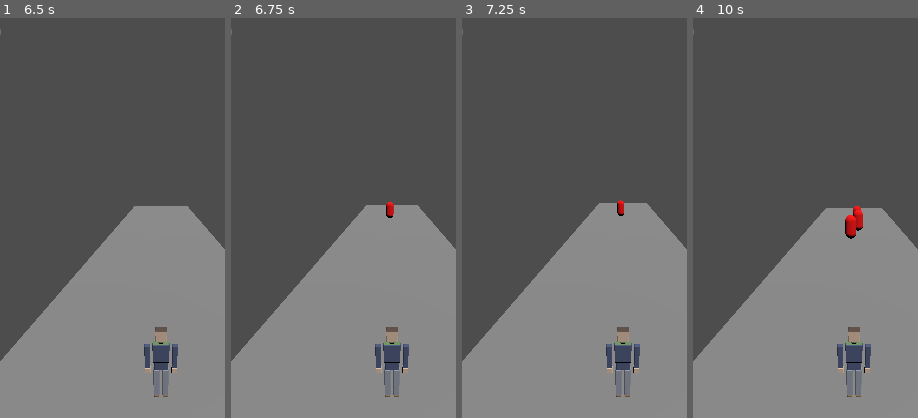
Above: before the commit, frames 1-4 (left to right).
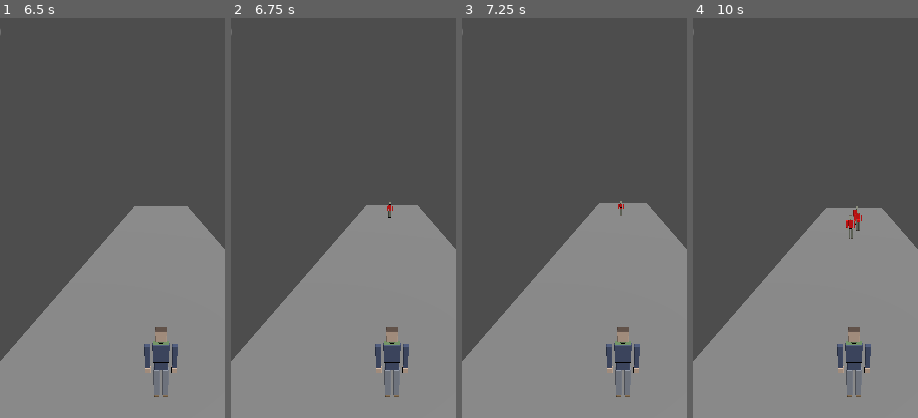
Above: after the commit, the same moments.

Repository: yuremarketing/We-re_going_to_blowup_everything
Game: Godot game, scene res://scenes/main_menu.tscn
Two runs of this game, one before a commit and one after it. Both use one fixed random seed, a clock stepped at 60 frames per second and the inputs below.
Inputs (mouse positions are % of the whole screen's width and height, from its top left):
- Up to frame 1 (6.5 s): click "Jogar" at 0.5 s; tap Enter (ui_accept) at 1.25, 1.52, 2.27, 3.77, 6.02 s; move the mouse to (72, 45) at 1.27 s; hold Up (ui_up) 1.28-2.03 s; click (72, 45) at 1.42 s; move the mouse to (30, 55) at 2.02 s; hold Down (ui_down) 2.03-2.78 s; move the mouse to (60, 28) at 2.77 s; hold Up (ui_up) 2.78-4.25 s; move the mouse to (45, 70) at 3.52 s; click (45, 70) at 3.67 s; click "⏸️" at 4.25 s; click "Reiniciar" at 5 s; move the mouse to (80, 65) at 5.77 s; hold Down (ui_down) from 5.78 s (still down)
- Up to frame 2 (6.75 s): keep holding Down (ui_down); tap Enter (ui_accept) at 6.5 s; move the mouse to (20, 35) at 6.52 s
- Up to frame 3 (7.25 s): keep holding Down (ui_down); tap Enter (ui_accept) at 6.77 s
- Up to frame 4 (10 s): tap Enter (ui_accept) at 7.25, 8, 8.27, 8.75, 9.02, 9.77 s; move the mouse to (55, 50) at 7.27 s; click (55, 50) at 7.42 s; move the mouse to (35, 25) at 8.02 s; release Down (ui_down) at 8.03 s; hold Up (ui_up) from 8.03 s (still down); move the mouse to (72, 45) at 8.77 s; move the mouse to (30, 55) at 9.52 s; click (30, 55) at 9.67 s
The pictures show only the part of the screen within x 14-64%, y 9-59%; the shares and areas given below are measured in that part.

Frame 1 is identical in both runs. In frame 2, 0.1% of the frame differs, in the area x 68-73%, y 46-50%; in frame 3, less than 0.1%; in frame 4, 0.4%, in the area x 67-76%, y 47-56%.

Commit message:
feat(art): modelos low poly dos 3 inimigos comuns + chefão (issue #2)
Completa o elenco iniciado com o Sobrevivente: Comum (verde-oliva),
Rápido (laranja, mais magro), Tanque (farda azul-marinho, mais largo)
e Chefão (pele roxa/rosada, musculoso, cabeça maior) — todos
reaproveitando o esqueleto base do Sobrevivente via duplicação no
Blender, variando silhueta e paleta por tipo.

- assets/models/characters/{enemy_common,enemy_fast,enemy_tank,boss}.glb
- scenes/enemy*.tscn: adiciona model_path apontando pro glb de cada tipo
- scripts/enemy.gd, scripts/boss.gd: carrega o glb em _ready() (mesmo
  padrão do player.gd); generaliza _setup_material()/play_hit_flash()
  pra cobrir todas as surfaces do mesh multi-material (antes assumia
  1 única surface, como na CapsuleMesh placeholder — com os novos
  meshes de 6 materiais só a 1ª parte do corpo piscava no hit)

Diff:
--- a/scenes/enemy.tscn
+++ b/scenes/enemy.tscn
@@ -12,6 +12,7 @@
 [node name="Enemy" type="CharacterBody3D"]
 transform = Transform3D(1, 0, 0, 0, 1, 0, 0, 0, 1, 0, 1, 0)
 script = ExtResource("1_script")
+model_path = "res://assets/models/characters/enemy_common.glb"
 
 [node name="MeshInstance3D" type="MeshInstance3D" parent="."]
 mesh = SubResource("CapsuleMesh_enemy")
--- a/scenes/enemy_fast.tscn
+++ b/scenes/enemy_fast.tscn
@@ -14,6 +14,7 @@
 script = ExtResource("1_script")
 speed = 6.0
 hp = 1
+model_path = "res://assets/models/characters/enemy_fast.glb"
 
 [node name="MeshInstance3D" type="MeshInstance3D" parent="."]
 mesh = SubResource("CapsuleMesh_enemy_fast")
--- a/scenes/enemy_tank.tscn
+++ b/scenes/enemy_tank.tscn
@@ -15,6 +15,7 @@
 speed = 1.5
 hp = 3
 heal_drop_chance = 1.0
+model_path = "res://assets/models/characters/enemy_tank.glb"
 
 [node name="MeshInstance3D" type="MeshInstance3D" parent="."]
 mesh = SubResource("CapsuleMesh_enemy_tank")
--- a/scripts/boss.gd
+++ b/scripts/boss.gd
@@ -5,31 +5,51 @@
 @export var contact_damage: int = 2
 
 var _base_albedo: Color = Color(0.5, 0, 0.5, 1)
+var _base_albedos: Array[Color] = []
 var _flash_tween: Tween
 static var _cached_mesh: BoxMesh = null
 
 func _ready() -> void:
 	add_to_group("enemies")
 	add_to_group("boss")
+	_load_character_model("res://assets/models/characters/boss.glb")
 	_setup_material()
+
+func _load_character_model(glb_path: String) -> void:
+	var mesh_node: MeshInstance3D = get_node_or_null("MeshInstance3D")
+	if not mesh_node or not ResourceLoader.exists(glb_path):
+		return
+	var packed: PackedScene = load(glb_path)
+	var instance := packed.instantiate()
+	var source_mesh := _find_mesh_instance(instance)
+	if source_mesh:
+		mesh_node.mesh = source_mesh.mesh
+	instance.queue_free()
+
+func _find_mesh_instance(node: Node) -> MeshInstance3D:
+	if node is MeshInstance3D:
+		return node
+	for child in node.get_children():
+		var found := _find_mesh_instance(child)
+		if found:
+			return found
+	return null
 
 func _setup_material() -> void:
 	var mesh_inst = get_node_or_null("MeshInstance3D")
-	if not mesh_inst:
+	if not mesh_inst or not mesh_inst.mesh:
 		return
-	var mat = mesh_inst.get_surface_override_material(0)
-	if mat is StandardMaterial3D:
-		var dup = mat.duplicate() as StandardMaterial3D
-		mesh_inst.set_surface_override_material(0, dup)
-		_base_albedo = dup.albedo_color
-	elif mesh_inst.material_override is StandardMaterial3D:
-		var dup = mesh_inst.material_override.duplicate() as StandardMaterial3D
-		mesh_inst.material_override = dup
-		_base_albedo = dup.albedo_color
-	elif mesh_inst.mesh and mesh_inst.mesh.material is StandardMaterial3D:
-		var dup = mesh_inst.mesh.material.duplicate() as StandardMaterial3D
-		mesh_inst.set_surface_override_material(0, dup)
-		_base_albedo = dup.albedo_color
+	_base_albedos.clear()
+	for i in mesh_inst.mesh.get_surface_count():
+		var mat = mesh_inst.get_surface_override_material(i)
+		if not mat is StandardMaterial3D:
+			mat = mesh_inst.mesh.surface_get_material(i) as StandardMaterial3D
+		if mat:
+			var dup = mat.duplicate() as StandardMaterial3D
+			mesh_inst.set_surface_override_material(i, dup)
+			_base_albedos.append(dup.albedo_color)
+	if not _base_albedos.is_empty():
+		_base_albedo = _base_albedos[0]
 
 var _attack_cooldown_timer: float = 0.0
 const ATTACK_INTERVAL: float = 1.0
@@ -70,26 +90,27 @@
 	if not is_inside_tree():
 		return
 	var mesh_inst = get_node_or_null("MeshInstance3D")
-	if not mesh_inst:
-		return
-	var mat = mesh_inst.get_surface_override_material(0) as StandardMaterial3D
-	if not mat:
-		mat = mesh_inst.material_override as StandardMaterial3D
-	if not mat:
+	if not mesh_inst or not mesh_inst.mesh:
 		return
 	if _flash_tween and _flash_tween.is_valid():
 		_flash_tween.kill()
-	mat.emission_enabled = true
-	mat.emission = Color.WHITE
-	mat.albedo_color = Color(1.5, 1.5, 1.5, 1.0)
 	_flash_tween = create_tween()
-	_flash_tween.tween_interval(0.08)
-	_flash_tween.tween_property(mat, "albedo_color", _base_albedo, 0.05)
-	_flash_tween.parallel().tween_property(mat, "emission", Color.BLACK, 0.05)
+	for i in mesh_inst.mesh.get_surface_count():
+		var mat = mesh_inst.get_surface_override_material(i) as StandardMaterial3D
+		if not mat:
+			continue
+		var base: Color = _base_albedos[i] if i < _base_albedos.size() else mat.albedo_color
+		mat.emission_enabled = true
+		mat.emission = Color.WHITE
+		mat.albedo_color = Color(1.5, 1.5, 1.5, 1.0)
+		_flash_tween.parallel().tween_property(mat, "albedo_color", base, 0.05).set_delay(0.08)
+		_flash_tween.parallel().tween_property(mat, "emission", Color.BLACK, 0.05).set_delay(0.08)
 	_flash_tween.tween_callback(func():
-		if mat:
-			mat.emission_enabled = false
-			mat.albedo_color = _base_albedo
+		for i in mesh_inst.mesh.get_surface_count():
+			var mat = mesh_inst.get_surface_override_material(i) as StandardMaterial3D
+			if mat:
+				mat.emission_enabled = false
+				mat.albedo_color = _base_albedos[i] if i < _base_albedos.size() else mat.albedo_color
 	)
 
 func _get_audio():
--- a/scripts/enemy.gd
+++ b/scripts/enemy.gd
@@ -3,34 +3,59 @@
 @export var speed: float = 3.0
 @export var hp: int = 1
 @export var heal_drop_chance: float = 0.15
+@export var model_path: String = ""
 
 const HEAL_PICKUP_SCENE_PATH = "res://scenes/heal_pickup.tscn"
 
 var _base_albedo: Color = Color.RED
+var _base_albedos: Array[Color] = []
 var _flash_tween: Tween
 static var _cached_mesh_dict: Dictionary = {}
 
 func _ready() -> void:
 	add_to_group("enemies")
+	if model_path != "":
+		_load_character_model(model_path)
 	_setup_material()
+
+func _load_character_model(glb_path: String) -> void:
+	var mesh_node: MeshInstance3D = get_node_or_null("MeshInstance3D")
+	if not mesh_node or not ResourceLoader.exists(glb_path):
+		return
+	var packed: PackedScene = load(glb_path)
+	var instance := packed.instantiate()
+	var source_mesh := _find_mesh_instance(instance)
+	if source_mesh:
+		mesh_node.mesh = source_mesh.mesh
+	instance.queue_free()
+
+func _find_mesh_instance(node: Node) -> MeshInstance3D:
+	if node is MeshInstance3D:
+		return node
+	for child in node.get_children():
+		var found := _find_mesh_instance(child)
+		if found:
+			return found
+	return null
 
 func _setup_material() -> void:
 	var mesh_inst = get_node_or_null("MeshInstance3D")
-	if not mesh_inst:
+	if not mesh_inst or not mesh_inst.mesh:
 		return
-	var mat = mesh_inst.get_surface_override_material(0)
-	if mat is StandardMaterial3D:
-		var dup = mat.duplicate() as StandardMaterial3D
-		mesh_inst.set_surface_override_material(0, dup)
-		_base_albedo = dup.albedo_color
-	elif mesh_inst.material_override is StandardMaterial3D:
-		var dup = mesh_inst.material_override.duplicate() as StandardMaterial3D
-		mesh_inst.material_override = dup
-		_base_albedo = dup.albedo_color
-	elif mesh_inst.mesh and mesh_inst.mesh.material is StandardMaterial3D:
-		var dup = mesh_inst.mesh.material.duplicate() as StandardMaterial3D
-		mesh_inst.set_surface_override_material(0, dup)
-		_base_albedo = dup.albedo_color
+	_base_albedos.clear()
+	# meshes low poly importados têm 1 surface por parte do corpo (jaqueta,
+	# pele, etc.) — duplica e registra a cor de cada uma pro hit-flash
+	# cobrir o personagem inteiro, não só a 1ª surface.
+	for i in mesh_inst.mesh.get_surface_count():
+		var mat = mesh_inst.get_surface_override_material(i)
+		if not mat is StandardMaterial3D:
+			mat = mesh_inst.mesh.surface_get_material(i) as StandardMaterial3D
+		if mat:
+			var dup = mat.duplicate() as StandardMaterial3D
+			mesh_inst.set_surface_override_material(i, dup)
+			_base_albedos.append(dup.albedo_color)
+	if not _base_albedos.is_empty():
+		_base_albedo = _base_albedos[0]
 
 func _physics_process(delta: float) -> void:
 	if not is_inside_tree():
@@ -60,26 +85,27 @@
 	if not is_inside_tree():
 		return
 	var mesh_inst = get_node_or_null("MeshInstance3D")
-	if not mesh_inst:
-		return
-	var mat = mesh_inst.get_surface_override_material(0) as StandardMaterial3D
-	if not mat:
-		mat = mesh_inst.material_override as StandardMaterial3D
-	if not mat:
+	if not mesh_inst or not mesh_inst.mesh:
 		return
 	if _flash_tween and _flash_tween.is_valid():
 		_flash_tween.kill()
-	mat.emission_enabled = true
-	mat.emission = Color.WHITE
-	mat.albedo_color = Color(1.5, 1.5, 1.5, 1.0)
 	_flash_tween = create_tween()
-	_flash_tween.tween_interval(0.08)
-	_flash_tween.tween_property(mat, "albedo_color", _base_albedo, 0.05)
-	_flash_tween.parallel().tween_property(mat, "emission", Color.BLACK, 0.05)
+	for i in mesh_inst.mesh.get_surface_count():
+		var mat = mesh_inst.get_surface_override_material(i) as StandardMaterial3D
+		if not mat:
+			continue
+		var base: Color = _base_albedos[i] if i < _base_albedos.size() else mat.albedo_color
+		mat.emission_enabled = true
+		mat.emission = Color.WHITE
+		mat.albedo_color = Color(1.5, 1.5, 1.5, 1.0)
+		_flash_tween.parallel().tween_property(mat, "albedo_color", base, 0.05).set_delay(0.08)
+		_flash_tween.parallel().tween_property(mat, "emission", Color.BLACK, 0.05).set_delay(0.08)
 	_flash_tween.tween_callback(func():
-		if mat:
-			mat.emission_enabled = false
-			mat.albedo_color = _base_albedo
+		for i in mesh_inst.mesh.get_surface_count():
+			var mat = mesh_inst.get_surface_override_material(i) as StandardMaterial3D
+			if mat:
+				mat.emission_enabled = false
+				mat.albedo_color = _base_albedos[i] if i < _base_albedos.size() else mat.albedo_color
 	)
 
 func _get_audio():
Binary file added: assets/models/characters/boss.glb
Binary file added: assets/models/characters/enemy_common.glb
Binary file added: assets/models/characters/enemy_fast.glb
Binary file added: assets/models/characters/enemy_tank.glb
